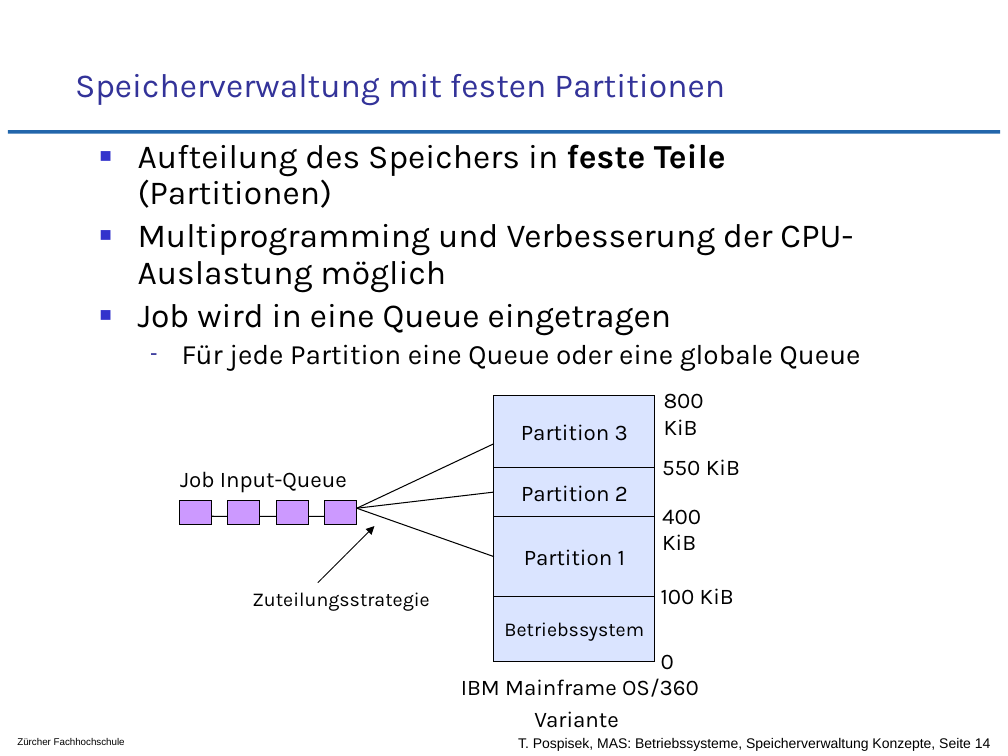
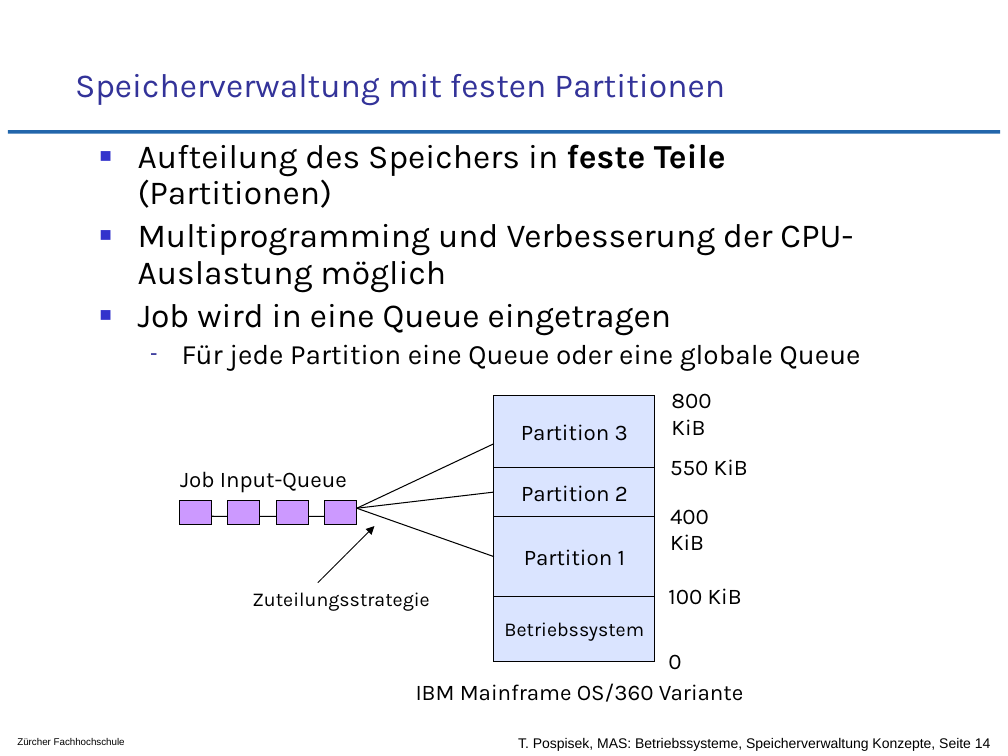
Before and after one commit to tpo/betriebssysteme, a slide deck: slide 14 of 10_Speicherverwaltung_Grundlegende_Konzepte.odp. Drawn at 1008x756 pixels with LibreOffice and Linux fonts; fonts in the diff are those of the drawing; background and template pictures are left out. Boxes give left, top, right and bottom in pixels: in the first picture for what was removed or moved away, otherwise in the second. Text is boxed around its words. In the diff, an @@ line names an element or a change of style, - is before the commit and + after.

```diff
--- a/10_Speicherverwaltung_Grundlegende_Konzepte.odp
+++ b/10_Speicherverwaltung_Grundlegende_Konzepte.odp
@@ 5 texts: place and size @@
-5 texts at bbox=[661, 393, 740, 670]
+5 texts at bbox=[668, 393, 748, 670]
@@ text at bbox=[416, 683, 744, 702]: text changed @@
-IBM Mainframe OS/360
-Variante
+IBM Mainframe OS/360 Variante
```
Also in this commit, not shown: 2 other slides changed, 1 other file.
